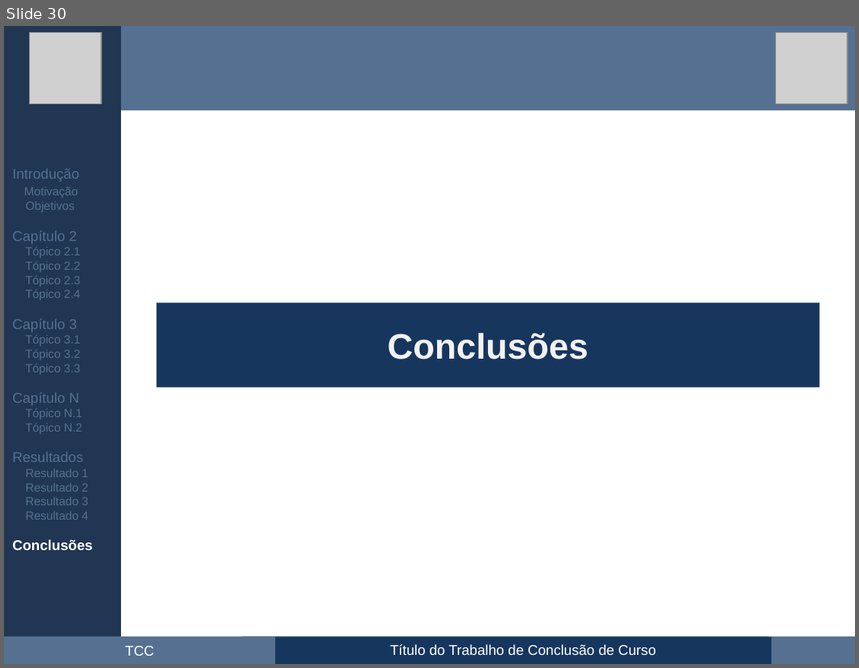
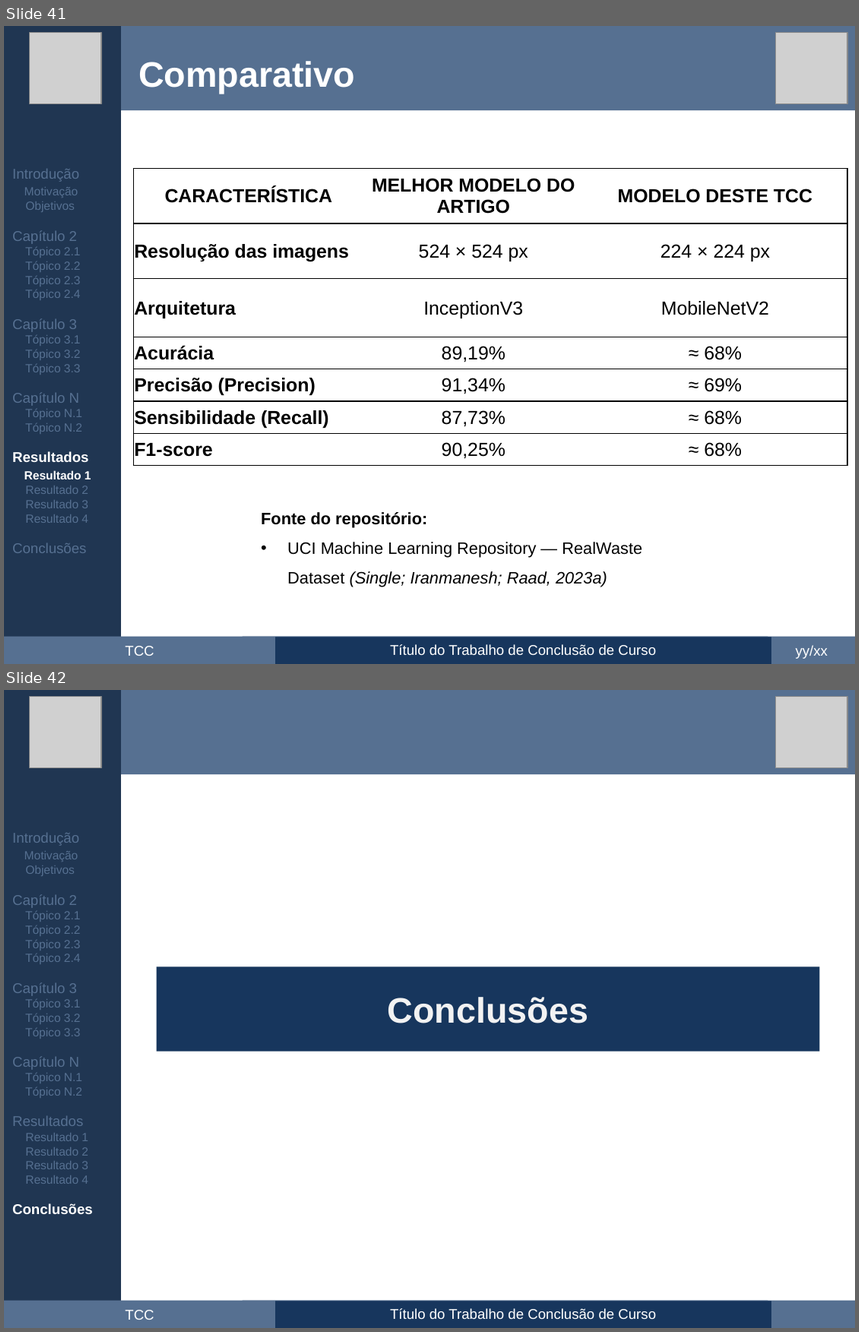
Before and after one commit to maxwellrs-dev/ai4rpi, a slide deck: apresentacao/apresentacao.pptx. Shown one above the other, each under a label of ours: slide 30 before the commit, slides 41 and 42 after it. The pictures are 859x668 and 859x1332 pixels, drawn with LibreOffice and Linux fonts; fonts in the diff are those of the drawing; grey boxes stand for pictures. Boxes give left, top, right and bottom in pixels: in the first picture for what was removed or moved away, otherwise in the second. Text is boxed around its words. In the diff, an @@ line names an element or a change of style, - is before the commit and + after.

```diff
--- a/apresentacao/apresentacao.pptx
+++ b/apresentacao/apresentacao.pptx
@@ slide 41 added at [4, 26, 855, 664], background #FFFFFF @@
@@ rectangle added at [4, 26, 122, 664], fill #203652 @@
@@ picture added at [30, 32, 101, 104] @@
@@ rectangle added at [122, 26, 855, 110], fill #567091 @@
@@ picture added at [776, 32, 848, 104] @@
@@ text added at [139, 61, 355, 94], 30 pt, text #FFFFFF, bold @@
+Comparativo
@@ text added at [12, 169, 91, 553], 10 pt, text #567091 @@
+Introdução
+Motivação
+Objetivos
+Capítulo 2
+Tópico 2.1
+Tópico 2.2
+Tópico 2.3
+Tópico 2.4
+Capítulo 3
+Tópico 3.1
+Tópico 3.2
+Tópico 3.3
+Capítulo N
+Tópico N.1
+Tópico N.2
+Resultados
+Resultado 1
+Resultado 2
+Resultado 3
+Resultado 4
+Conclusões
@@ table added at [133, 168, 848, 466], 7 rows, 3 columns @@
+CARACTERÍSTICA | MELHOR MODELO DO ARTIGO | MODELO DESTE TCC
+Resolução das imagens | 524 × 524 px | 224 × 224 px
+Arquitetura | InceptionV3 | MobileNetV2
+Acurácia | 89,19% | ≈ 68%
+Precisão (Precision) | 91,34% | ≈ 69%
+Sensibilidade (Recall) | 87,73% | ≈ 68%
+F1-score | 90,25% | ≈ 68%
@@ text added at [261, 512, 642, 588], 14 pt, text #000000 @@
+Fonte do repositório:
+• UCI Machine Learning Repository — RealWaste Dataset (Single; Iranmanesh; Raad, 2023a)
@@ rectangle added at [4, 637, 855, 664], fill #567091 @@
@@ rectangle added at [243, 637, 769, 664], fill #567091 @@
@@ rectangle added at [275, 637, 772, 664], fill #17365D, 12 pt, text #FFFFFF @@
+Título do Trabalho de Conclusão de Curso
@@ text added at [125, 646, 154, 656], 12 pt, text #FFFFFF @@
+TCC
@@ text added at [796, 645, 828, 659], 12 pt, text #FFFFFF @@
+yy/xx
@@ what was slide 30 is now slide 42 @@
```
Also in this commit, not shown: 8 slides changed, 17 other slides added, 1 slide removed.
